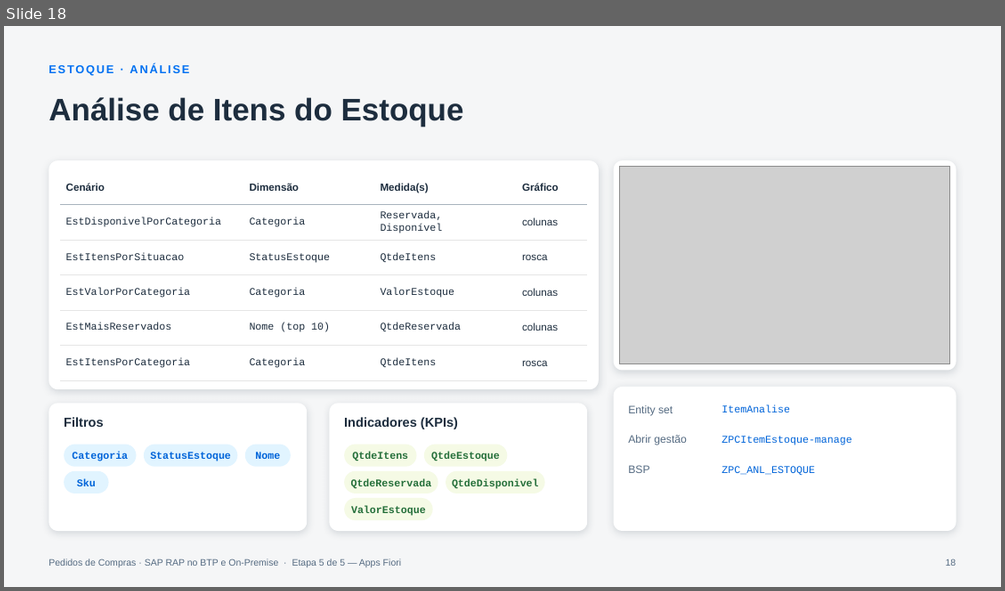
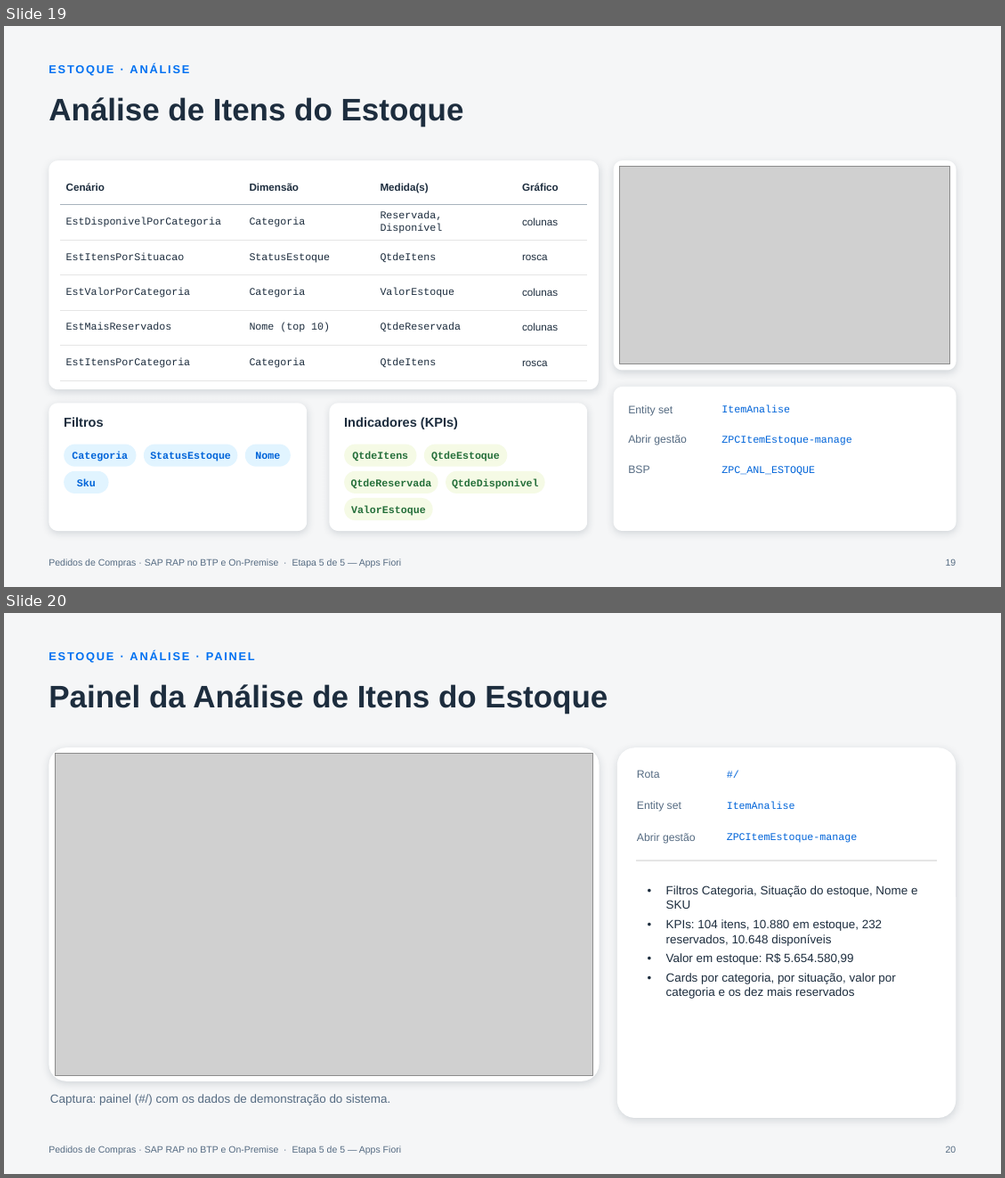
Before and after one commit to AdrianoBispo/sap-abap-rap-pedidos-de-compras-app, a slide deck: docs/apresentacoes/05-apps-fiori.pptx. Shown one above the other, each under a label of ours: slide 18 before the commit, slides 19 and 20 after it. The pictures are 1005x591 and 1005x1178 pixels, drawn with LibreOffice and Linux fonts; fonts in the diff are those of the drawing; grey boxes stand for pictures. Boxes give left, top, right and bottom in pixels: in the first picture for what was removed or moved away, otherwise in the second. Text is boxed around its words. In the diff, an @@ line names an element or a change of style, - is before the commit and + after.

```diff
--- a/docs/apresentacoes/05-apps-fiori.pptx
+++ b/docs/apresentacoes/05-apps-fiori.pptx
@@ slide 20 added at (4, 613, 1001, 1174), background #F5F6F7; not listed: 1 template element that a slide beside it also shows @@
@@ text added at (48, 644, 797, 666), 11 pt, text #0070F2, bold @@
+ESTOQUE · ANÁLISE · PAINEL
@@ title added at (48, 684, 607, 714), 30 pt, text #1D2D3E, bold @@
+Painel da Análise de Itens do Estoque
@@ rounded rectangle added at (48, 747, 599, 1081), fill #FFFFFF @@
@@ picture added at (55, 754, 593, 1075) @@
@@ rounded rectangle added at (617, 747, 956, 1118), fill #FFFFFF @@
@@ text added at (637, 770, 660, 778), 10.5 pt, text #556B82 @@
+Rota
@@ text added at (726, 763, 941, 785), 10 pt, text #0064D9 @@
+#/
@@ text added at (637, 801, 681, 811), 10.5 pt, text #556B82 @@
+Entity set
@@ text added at (727, 802, 795, 809), 10 pt, text #0064D9 @@
+ItemAnalise
@@ text added at (637, 833, 696, 844), 10.5 pt, text #556B82 @@
+Abrir gestão
@@ text added at (727, 833, 858, 843), 10 pt, text #0064D9 @@
+ZPCItemEstoque-manage
@@ line added from (636, 860) to (938, 860), #E5E5E5 1 pt @@
@@ text added at (666, 885, 917, 998), 11.5 pt, text #1D2D3E @@
+• Filtros Categoria, Situação do estoque, Nome e SKU
+• KPIs: 104 itens, 10.880 em estoque, 232 reservados, 10.648 disponíveis
+• Valor em estoque: R$ 5.654.580,99
+• Cards por categoria, por situação, valor por categoria e os dez mais reservados
@@ rounded rectangle added at (48, 1090, 599, 1120), 11.5 pt, text #556B82 @@
+Captura: painel (#/) com os dados de demonstração do sistema.
@@ page number added at (946, 1145, 956, 1152), 9 pt, text #556B82 @@
+20
@@ what was slide 18 is now slide 19 @@
```
Also in this commit, not shown: 4 other slides added.
